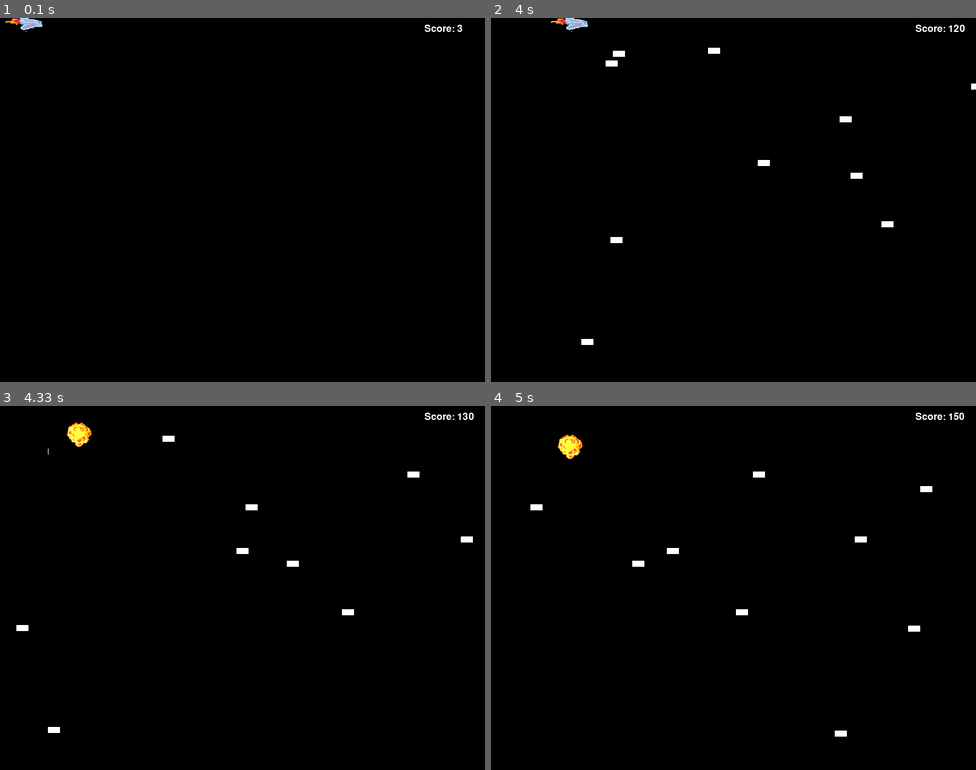
Above: before the commit, frames 1-4 (two rows, left to right).
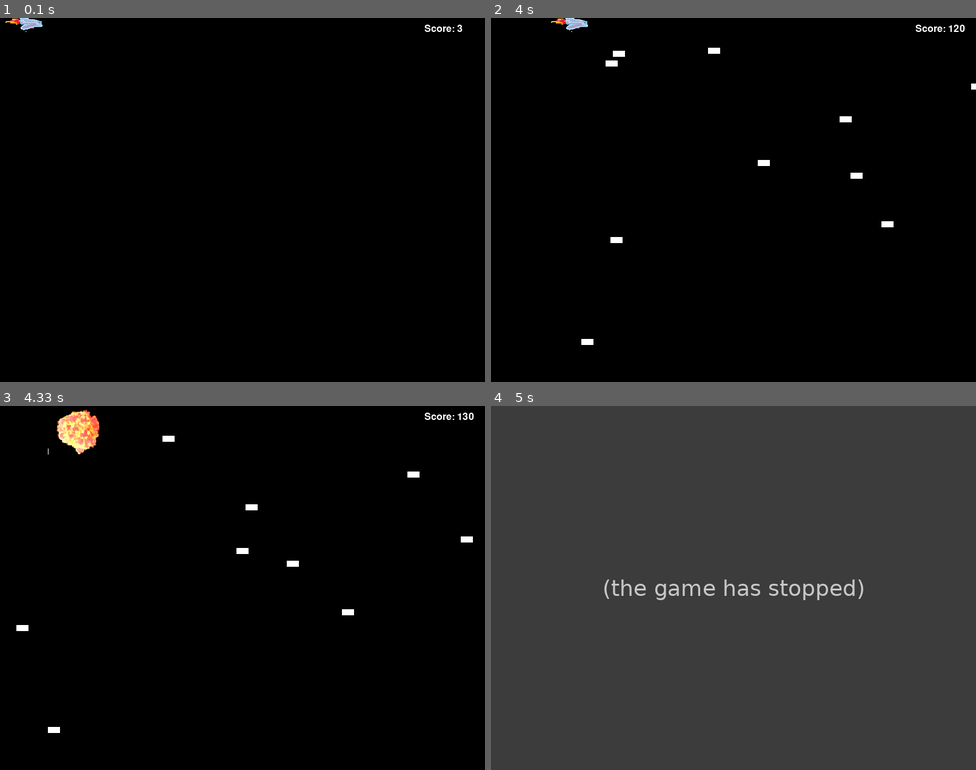
Above: after the commit, the same moments.

Repository: PaPerotta/giochino
Game: pygame game, started from giochino.py
Same seed, same stepped clock (60 frames per second), same inputs: the game is played once before the commit and once after it.
Inputs:
- Up to frame 1 (0.1 s): no input
- Up to frame 2 (4 s): hold Right 0.33-0.8 s; hold Up 0.83-1.13 s; hold Right 1.17-1.63 s; hold Left 1.67-2.2 s; hold Down 2.23-2.53 s; hold Left 2.57-2.97 s; hold Up 3-3.37 s; hold Right from 3.4 s (still down)
- Up to frame 3 (4.33 s): release Right at 4.03 s; hold Down from 4.07 s (still down)
- Up to frame 4 (5 s): release Down at 4.43 s

Frames 1-2 are identical in both runs. In frame 3, 0.8% of the frame differs, in the area x 11-21%, y 1-14%; in frame 4, 100%, in the area x 0-100%, y 0-100%.
After the commit the program exited at 4.87 s; later frames show no game.

Commit message:
rimuovi doppia esplosione

Diff:
--- a/giochino.py
+++ b/giochino.py
@@ -171,10 +171,11 @@
     if pygame.sprite.spritecollideany(player,enemies):
         pos = player.rect.center
         player.kill()
-        explosion = Explosion(pos[0], pos[1])
-        explosion_group.add(explosion)
-        all_sprites.add(explosion)
-        collision_timer = 20
+        if collision_timer == 0:
+            explosion = Explosion(pos[0], pos[1])
+            explosion_group.add(explosion)
+            all_sprites.add(explosion)
+            collision_timer = 20
 
     if collision_timer > 0:
         collision_timer -= 1
